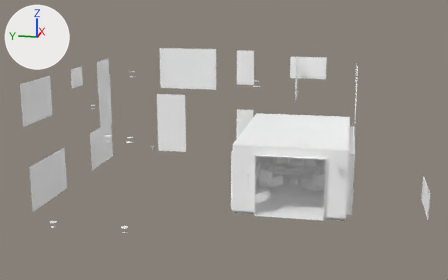
Renders of the glTF model casa2/salon/room.glb from each side of a commit.
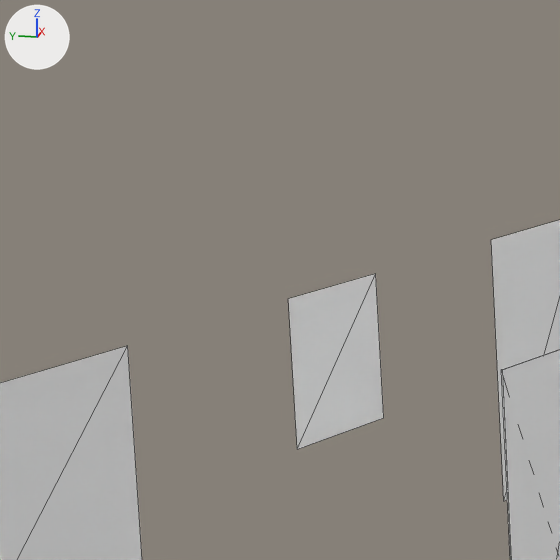
The first picture shows the older version from a 50 mm camera at (-17.58, -10.43, 8.39) aimed at (6.28, -5.66, 2.43). The close-ups show the older and then the newer version on the part from 7% to 24% of the width and 11% to 37% of the height of that picture. Only the edits that show in the close-ups are written down. Every picture has the same lights, and +X, +Y and +Z are marked at upper left. The close-ups show mesh edges as thin lines. Where no turn or scale is listed for an object, it has been applied to the vertices. Vertices at exactly the same position are counted once.

The scene before the commit, as lines of its bpy script (objects in view):
```python
me_glass_dfeaea = bpy.data.meshes.new('glass_dfeaea')
me_glass_dfeaea.from_pydata(...)  # 60 vertices, 30 faces; spans x -6.69..6.69, y -6.64..6.64, z -2.68..2.68
me_glass_dfeaea.materials.append(mat_glass_dfeaea)  # white #ffffff
me_glass_dfeceb = bpy.data.meshes.new('glass_dfeceb')
me_glass_dfeceb.from_pydata(...)  # 24 vertices, 36 faces; spans x -4.24..4.24, y -4.14..4.14, z -2.5..2.5
me_glass_dfeceb.materials.append(mat_glass_dfeceb)  # white #ffffff
ob_glass_glass_dfeaea = bpy.data.objects.new('glass:glass_dfeaea', me_glass_dfeaea)
ob_glass_glass_dfeaea.location = (6.5, -6.45, 2.7)
ob_glass_glass_dfeceb = bpy.data.objects.new('glass:glass_dfeceb', me_glass_dfeceb)
ob_glass_glass_dfeceb.location = (8.76, -5.275, 2.53)
```
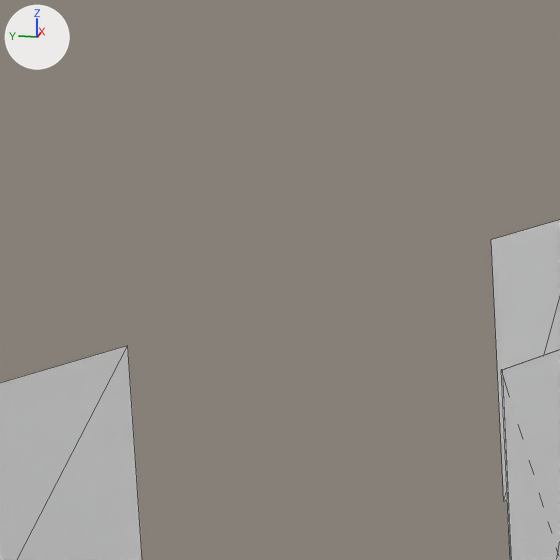
Where the newer file only moved an object's origin or applied its transform, the numbers keep the older frame.

Location of each change, [x1, y1, x2, y2] in pixels of the close-ups (560 x 560 px):
part 1 of me_glass_dfeaea, deleted: before [288, 274, 384, 449]

The change, as a diff of the scene's bpy script:
```diff
--- a/casa2/salon/room.glb.py
+++ b/casa2/salon/room.glb.py
@@ me_glass_dfeaea @@
 # used by ob_glass_glass_dfeaea; location = (6.5, -6.45, 2.7)
-me_glass_dfeaea.from_pydata(...)  # 60 vertices, 30 faces; spans x -6.69..6.69, y -6.64..6.64, z -2.68..2.68
+me_glass_dfeaea.from_pydata(...)  # 56 vertices, 28 faces; spans x -6.69..6.69, y -6.64..6.64, z -2.68..2.68
+# me_glass_dfeaea part 1: the loose piece of 4 vertices spanning x -1.48..-0.42, y 6.64, z 1.82..2.58 is deleted
 me_glass_dfeaea.materials.append(mat_glass_dfeaea)
```
